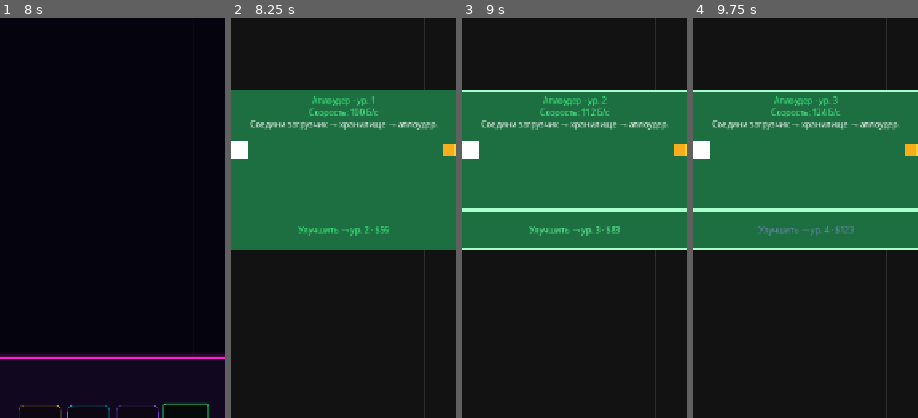
Above: before the commit, frames 1-4 (left to right).
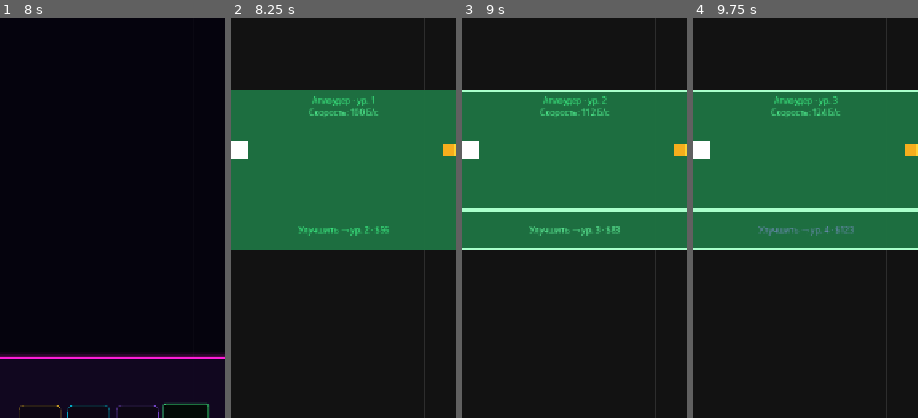
Above: after the commit, the same moments.

Repository: rkfsociety/UploadSimulator
Game: Godot game, scene res://scenes/main.tscn
Two runs of this game, one before a commit and one after it. Both use one fixed random seed, a clock stepped at 60 frames per second and the inputs below.
Inputs (mouse positions are % of the whole screen's width and height, from its top left):
- Up to frame 1 (8 s): click (50, 96) at 0.5 s; click (93, 90) at 1.25 s; click (93, 96) at 2 s; click "×" at 2.75 s; click (50, 96) at 3.5 s; click "💰" at 4.25 s; click "💰" at 5 s; click "⬇" at 5.75 s; click "💾" at 6.5 s; click "⬆" at 7.25 s
- Up to frame 2 (8.25 s): click "Купить · $85" at 8 s
- Up to frame 3 (9 s): click "Улучшить → ур. 2 · $56" at 8.75 s
- Up to frame 4 (9.75 s): click "Улучшить → ур. 3 · $83" at 9.5 s
The pictures show only the part of the screen within x 25-75%, y 31-81%; the shares and areas given below are measured in that part.

Frame 1 is identical in both runs. In frame 2, 0.9% of the frame differs, in the area x 8-92%, y 25-28%; in frame 3, 0.9%; in frame 4, 0.9%.

Commit message:
Убрать статусную строку (текущее действие) из модулей
Удалён StateLabel из сцены модуля и ссылки в PlacedBlock/PlacedBlockView.
Прогресс операции по-прежнему виден полосой; заголовок, характеристика и
кнопка улучшения остаются.

Diff:
--- a/scenes/blocks/placed_block.tscn
+++ b/scenes/blocks/placed_block.tscn
@@ -56,13 +56,6 @@
 layout_mode = 2
 theme_type_variation = &"metric"
 text = "—"
-horizontal_alignment = 1
-autowrap_mode = 3
-
-[node name="StateLabel" type="Label" parent="RootVBox/MainPanel/MainMargin/MainVBox"]
-unique_name_in_owner = true
-layout_mode = 2
-theme_type_variation = &"state"
 horizontal_alignment = 1
 autowrap_mode = 3
 
--- a/scripts/systems/blocks/placed_block.gd
+++ b/scripts/systems/blocks/placed_block.gd
@@ -18,7 +18,6 @@
 @onready var _upgrade_panel: NeonFrame = %UpgradePanel
 @onready var _title_label: Label = %TitleLabel
 @onready var _metric_label: Label = %MetricLabel
-@onready var _state_label: Label = %StateLabel
 @onready var _progress_bar: ProgressBar = %ProgressBar
 @onready var _action_btn: Button = %ActionButton
 @onready var _upgrade_btn: Button = %UpgradeButton
@@ -79,7 +78,6 @@
 		_upgrade_panel,
 		_title_label,
 		_metric_label,
-		_state_label,
 		_progress_bar,
 		_action_btn,
 		_upgrade_btn,
--- a/scripts/systems/blocks/placed_block_view.gd
+++ b/scripts/systems/blocks/placed_block_view.gd
@@ -6,7 +6,6 @@
 var _upgrade_panel: NeonFrame
 var _title_label: Label
 var _metric_label: Label
-var _state_label: Label
 var _progress_bar: ProgressBar
 var _action_btn: Button
 var _upgrade_btn: Button
@@ -17,7 +16,6 @@
 	upgrade_panel: NeonFrame,
 	title_label: Label,
 	metric_label: Label,
-	state_label: Label,
 	progress_bar: ProgressBar,
 	action_btn: Button,
 	upgrade_btn: Button,
@@ -26,7 +24,6 @@
 	_upgrade_panel = upgrade_panel
 	_title_label = title_label
 	_metric_label = metric_label
-	_state_label = state_label
 	_progress_bar = progress_bar
 	_action_btn = action_btn
 	_upgrade_btn = upgrade_btn
@@ -41,7 +38,6 @@
 	_title_label.add_theme_color_override("font_color", accent)
 	_metric_label.text = data.metric
 	_metric_label.add_theme_color_override("font_color", accent.lightened(0.12))
-	_state_label.text = data.status
 	_action_btn.visible = data.action_visible
 	if data.action_visible:
 		_action_btn.text = data.action_text
